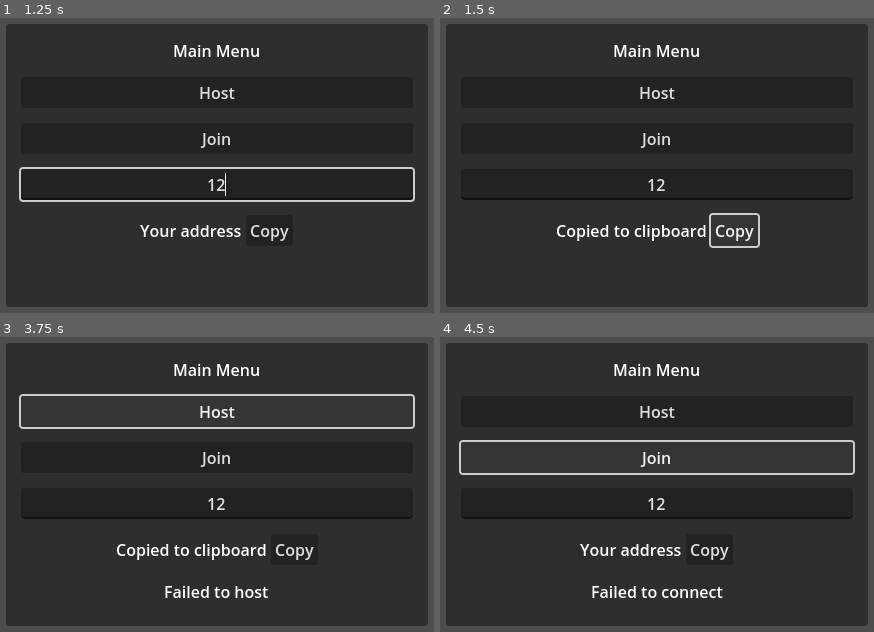
Above: before the commit, frames 1-4 (two rows, left to right).
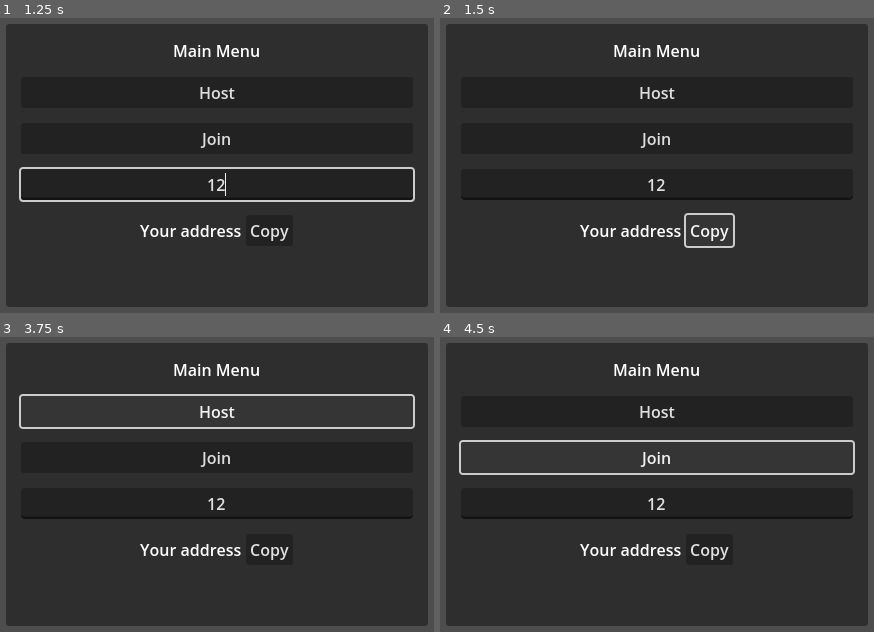
Above: after the commit, the same moments.

Repository: alonn201/Pentago
Game: Godot game, scene res://Scenes/control.tscn
The game is run twice, just before and just after one commit, with the same random seed, the same clock (stepped at 60 frames per second) and the same inputs.
Inputs (mouse positions are in pixels of both pictures, inside the frame that each line leads up to):
- Up to frame 1 (1.25 s): click (217, 183) at 0.52 s; type "12" at 0.6 s
- Up to frame 2 (1.5 s): click "Copy" at 1.25 s
- Up to frame 3 (3.75 s): click "Copy" at 2 s; click "Copy" at 2.75 s; click "Host" at 3.5 s
- Up to frame 4 (4.5 s): click "Join" at 4.25 s

Frame 1 is identical in both runs. In frame 2, 1.4% of the frame differs, in the area x 26-74%, y 66-78%; in frame 3, 1.5%, in the area x 26-73%, y 70-89%; in frame 4, 0.6%.

Commit message:
added change scenes after player connect

Diff:
--- a/Scenes/control.tscn
+++ b/Scenes/control.tscn
@@ -1,6 +1,6 @@
 [gd_scene load_steps=2 format=3 uid="uid://b4bx60rwapsiu"]
 
-[ext_resource type="Script" uid="uid://cw0g3rg8ji871" path="res://scripts/control.gd" id="1_5p55f"]
+[ext_resource type="Script" uid="uid://b6rfwe5e8dsdv" path="res://scenes/network.gd" id="1_5p55f"]
 
 [node name="Control" type="Control"]
 layout_mode = 3
--- a/scripts/control.gd
+++ b/scripts/control.gd
@@ -63,3 +63,6 @@
 func _on_peer_connected(id: int) -> void:
 	print("Peer connected: %d" % id)
 	main_menu.hide()
+
+	await get_tree().create_timer(0.25).timeout
+	get_tree().change_scene_to_file("res://scenes/board.tscn")
